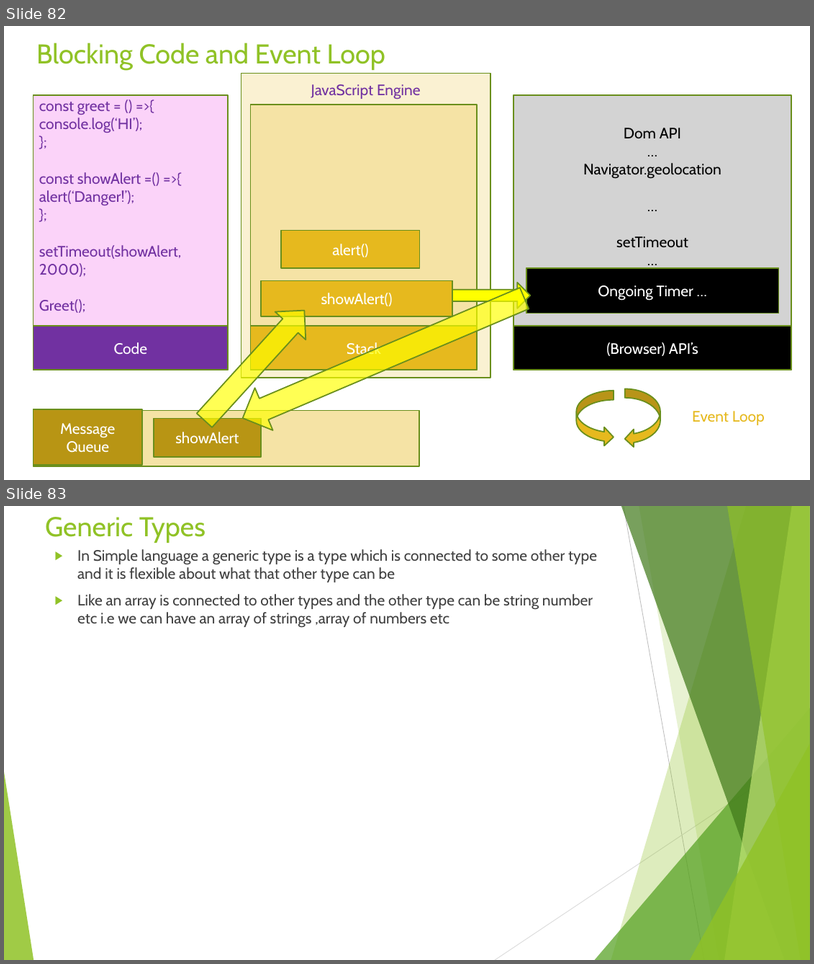
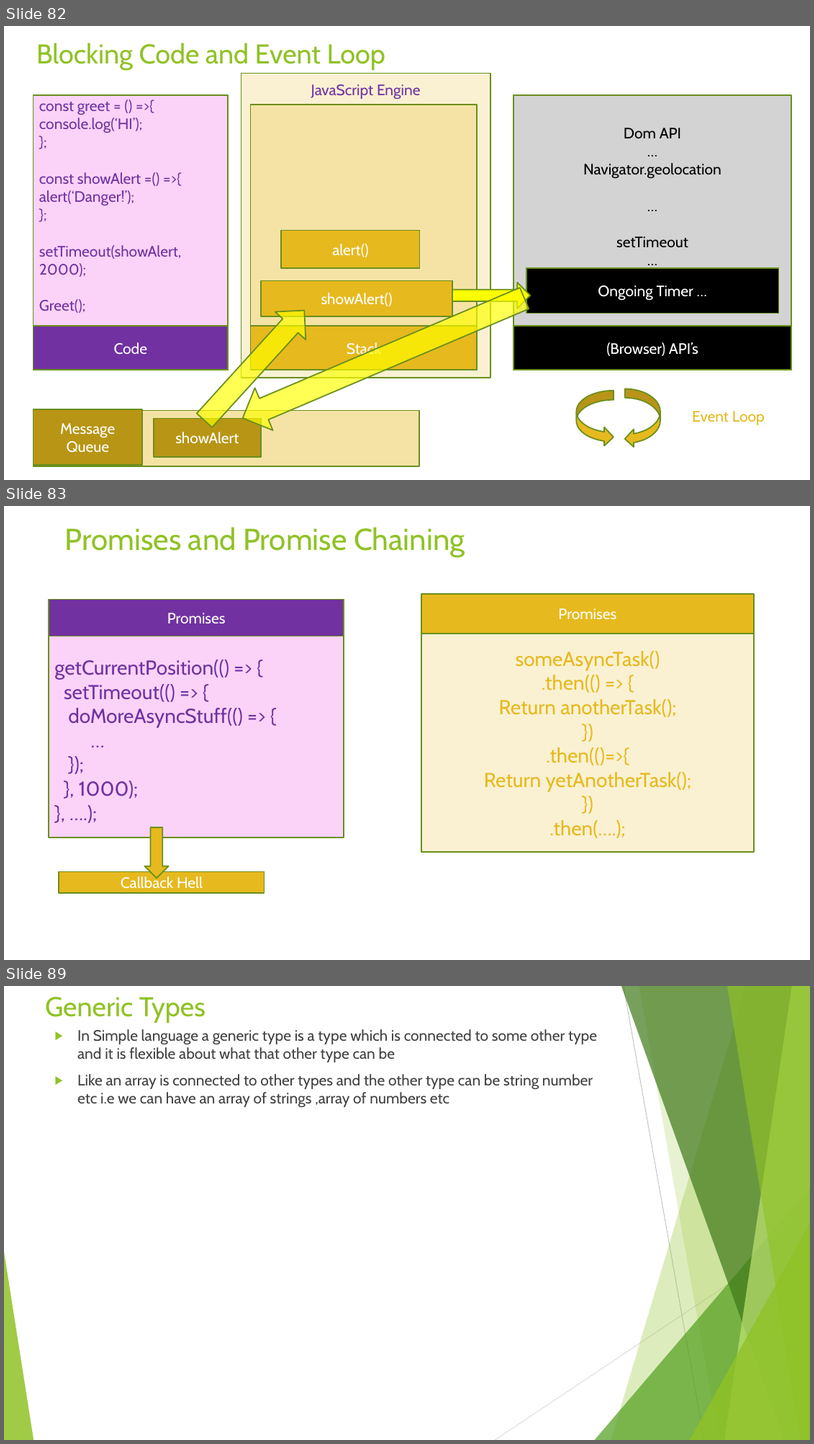
Before and after one commit to rudhrainfogain/TypeScript, a slide deck: PPT/TypeScriptv7.pptx. Shown one above the other, each under a label of ours: slides 82 and 83 before the commit, slides 82, 83 and 89 after it; the slides between them are not shown. The pictures are 814x964 and 814x1444 pixels, drawn with LibreOffice and Linux fonts; fonts in the diff are those of the drawing. Boxes give left, top, right and bottom in pixels: in the first picture for what was removed or moved away, otherwise in the second. Text is boxed around its words. In the diff, an @@ line names an element or a change of style, - is before the commit and + after.

```diff
--- a/PPT/TypeScriptv7.pptx
+++ b/PPT/TypeScriptv7.pptx
@@ slide 83 added at (x1=4, y1=506, x2=810, y2=960), background #FFFFFF @@
@@ title added at (x1=65, y1=527, x2=465, y2=557), 36 pt, text #90C226 @@
+Promises and Promise Chaining
@@ rectangle added at (x1=49, y1=599, x2=344, y2=837), fill #F470EE at 30% opacity, outline #6B901C 1.5 pt, 24 pt, text #7131A1 @@
+getCurrentPosition(() => {
+setTimeout(() => {
+doMoreAsyncStuff(() => {
+…
+});
+}, 1000);
+}, ….);
@@ rectangle added at (x1=49, y1=599, x2=344, y2=636), fill #7131A1, outline #6B901C 1.5 pt, 18 pt, text #FFFFFF @@
+Promises
@@ rectangle added at (x1=422, y1=594, x2=754, y2=633), fill #E6B91E, outline #6B901C 1.5 pt, 18 pt, text #FFFFFF @@
+Promises
@@ rectangle added at (x1=422, y1=633, x2=755, y2=852), fill #FAF1D2, outline #6B901C 1.5 pt, 24 pt, text #E6B91E @@
+someAsyncTask()
+.then(() => {
+Return anotherTask();
+})
+.then(()=>{
+Return yetAnotherTask();
+})
+.then(….);
@@ down arrow added at (x1=144, y1=827, x2=169, y2=878), fill #E6B91E, outline #6B901C 1.5 pt @@
@@ rectangle added at (x1=59, y1=871, x2=265, y2=893), fill #E6B91E, outline #6B901C 1.5 pt, 18 pt, text #FFFFFF @@
+Callback Hell
@@ what was slide 83 is now slide 89 @@
```
Also in this commit, not shown: 5 other slides added, 3 other files.
